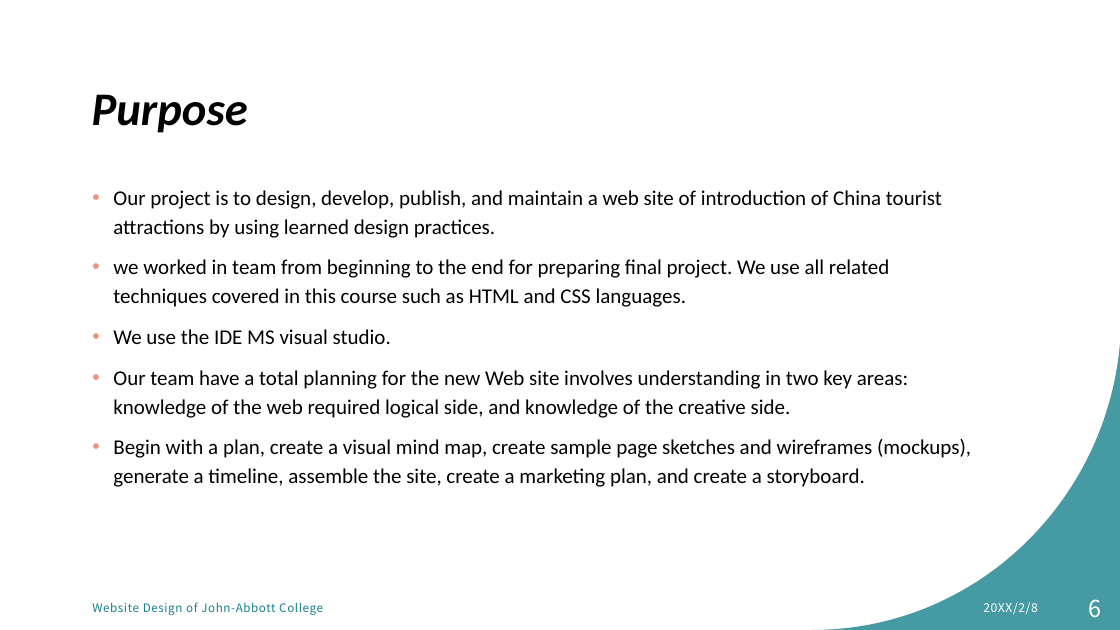
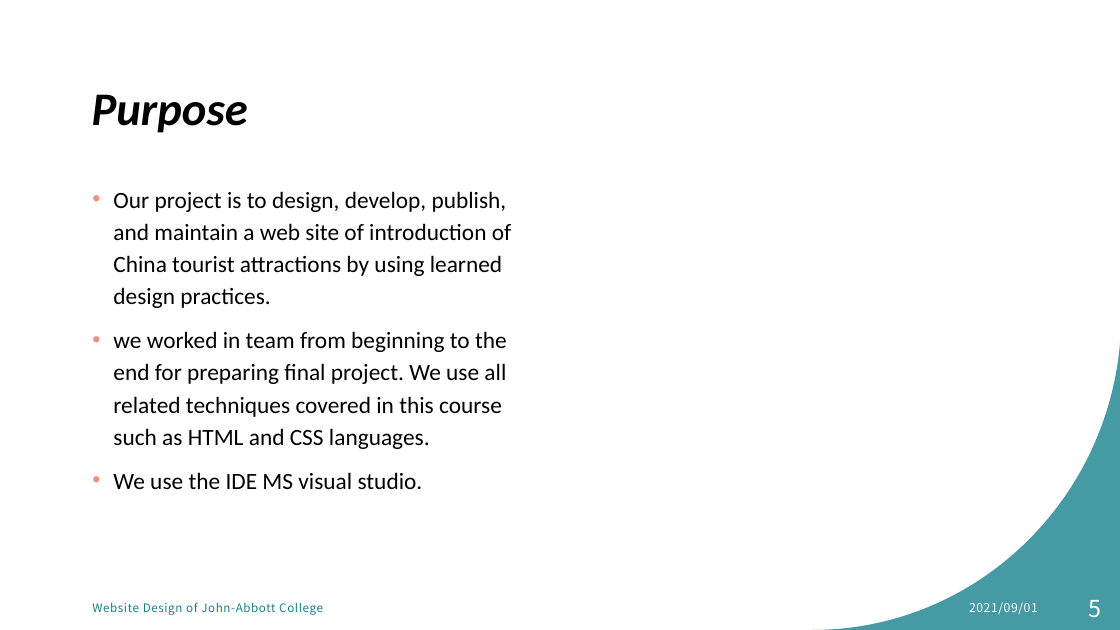
Before and after one commit to MikentGuo/Project_Tour, a slide deck: slide 5 of docs/Website Design for tourist attraction.pptx (slide 6 before the commit). Drawn at 1120x630 pixels with LibreOffice and Linux fonts; fonts in the diff are those of the drawing. Boxes give left, top, right and bottom in pixels: in the first picture for what was removed or moved away, otherwise in the second. Text is boxed around its words. In the diff, an @@ line names an element or a change of style, - is before the commit and + after.

```diff
--- a/docs/Website Design for tourist attraction.pptx
+++ b/docs/Website Design for tourist attraction.pptx
@@ text "Our project is to design, ..." at bbox=[113, 191, 511, 489]: size 18 to 20 pt @@
@@ text at bbox=[113, 370, 971, 487]: paragraphs removed @@
-• Our team have a total planning for the new Web site involves understanding in two key areas: knowledge of the web required logical side, and knowledge of the creative side.
-• Begin with a plan, create a visual mind map, create sample page sketches and wireframes (mockups), generate a timeline, assemble the site, create a marketing plan, and create a storyboard.
@@ text at bbox=[969, 602, 1038, 614]: text changed @@
-20XX/2/8
+2021/09/01
@@ page number at bbox=[1089, 600, 1102, 618]: text changed @@
-6
+5
```
Also in this commit, not shown: 11 other slides changed, 1 slide added, 1 slide removed.
